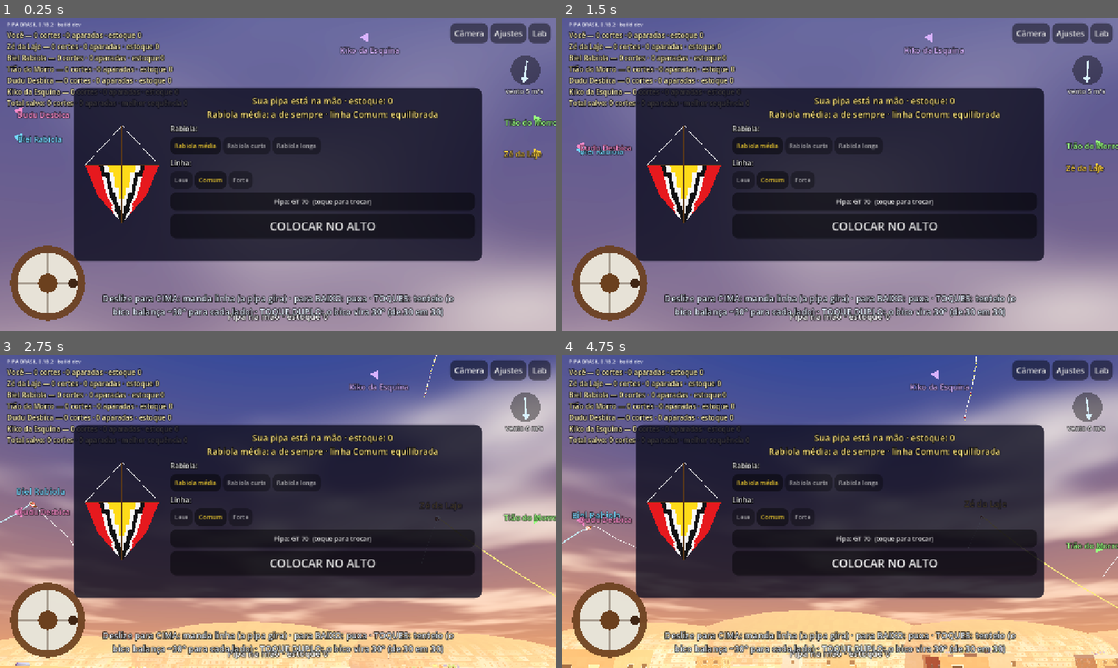
Above: before the commit, frames 1-4 (two rows, left to right).
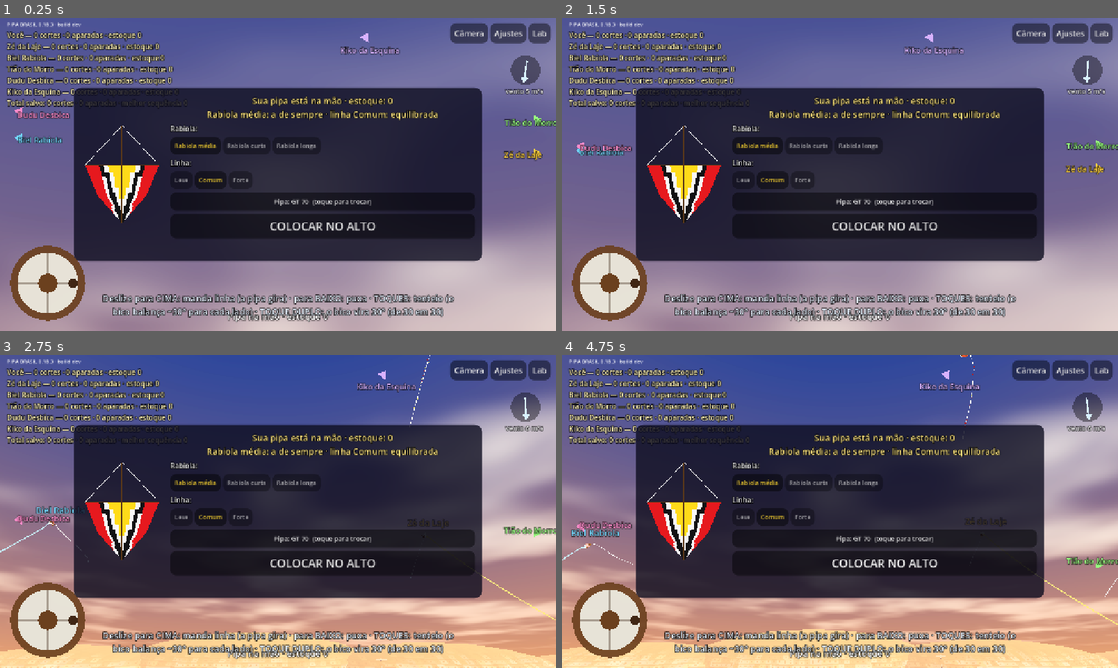
Above: after the commit, the same moments.

Repository: lucaskaeller201-ui/Pipa-Brasil
Game: Godot game, scene res://scenes/main/main.tscn
Same seed, same stepped clock (60 frames per second), same inputs: the game is played once before the commit and once after it.
Inputs (mouse positions are in pixels of both pictures, inside the frame that each line leads up to):
- Up to frame 1 (0.25 s): no input
- Up to frame 2 (1.5 s): tap Enter at 0.5 s; move the mouse to (962, 158) at 0.52 s; hold Right 0.53-1.25 s; tap Z at 0.6 s; click (962, 158) at 0.67 s; tap Space at 0.77 s; drag from (728, 190) to (812, 237) at 1.27 s
- Up to frame 3 (2.75 s): click "Câmera" at 2 s
- Up to frame 4 (4.75 s): move the mouse to (895, 442) at 2.77 s; hold Right 2.78-3.5 s; tap Q at 2.85 s; drag from (812, 574) to (673, 464) at 3.52 s; move the mouse to (1006, 558) at 4.27 s; hold A from 4.28 s (still down); tap Z at 4.35 s; tap Space at 4.52 s

The runs differ from the first frame. In frame 1, 10% of the frame differs, in the area x 2-100%, y 0-100%; in frame 2, 10%; in frame 3, 18%; in frame 4, 21%, in the area x 0-100%, y 0-100%.

Commit message:
0.18.3: toque duplo mais rigoroso; câmera acompanha a pipa afundando (D-059)
Co-Authored-By: Claude Opus 5.5 <noreply@anthropic.com>
Claude-Session: https://claude.ai/code/session_01VcBVPpGPHbKMkWY2F5CwiY

Diff:
--- a/game/match/livre.gd
+++ b/game/match/livre.gd
@@ -68,6 +68,8 @@
 var _duplo_t := -99.0           # instante do último toque duplo (s)
 var _dir_volta := 0.0           # sentido em que os toques duplos estão virando
 var _sentido_antes := 1.0       # lado do bico antes do último toque simples
+var _penultimo_toque := -99.0   # instante do toque antes do último (s)
+const BICO_DE_LADO_DEG := 20.0  ## o duplo só vira a pipa com o bico já para o lado (D-059)
 var _sentido := -1.0            # sentido do giro do último tenteio (+1/-1)
 ## Tenteio (D-049, D-050): cada toque balança o bico ~30° para um lado e o
 ## próximo para o outro, em volta da direção em que a pipa estava (tocar não
@@ -250,20 +252,22 @@
 	# Zoom (1ª pessoa): a pipa ocupa uns 10% da altura da tela (dá para ver o modelo). Na 3ª pessoa,
 	# visão aberta para ver as lajes e as outras pipas.
 	var envergadura := 0.6
-	var fov := clampf(rad_to_deg(envergadura / maxf(dist, 1.0)) / 0.10, 8.0, 55.0)
+	var fov := clampf(rad_to_deg(envergadura / maxf(dist, 1.0)) / 0.07, 12.0, 55.0)
 	if not _primeira_pessoa:
 		fov = 50.0
 	var guinada := atan2(-alvo.x, -alvo.z)
 	var elevacao := rad_to_deg(atan2(alvo.y, Vector2(alvo.x, alvo.z).length()))
-	# A pipa fica um pouco acima do meio; com pouca linha aparece o horizonte.
-	var inclinacao := clampf(elevacao - fov * 0.18, 2.0, 70.0)
+	# A pipa fica um pouco acima do meio (acima dos textos de baixo). A câmera
+	# também olha para baixo do horizonte: afundando a pipa, ela continua na
+	# tela (D-059).
+	var inclinacao := clampf(elevacao - fov * 0.12, -45.0, 75.0)
 	var desejada := Transform3D(Basis.from_euler(Vector3(deg_to_rad(inclinacao), guinada, 0.0)), olho)
 	if imediato:
 		_camera.global_transform = desejada
 		_camera.fov = fov
 	else:
-		_camera.global_transform = _camera.global_transform.interpolate_with(desejada, 0.1)
-		_camera.fov = lerpf(_camera.fov, fov, 0.05)
+		_camera.global_transform = _camera.global_transform.interpolate_with(desejada, 0.2)
+		_camera.fov = lerpf(_camera.fov, fov, 0.08)
 	# Tremor (corte): deslocamento pequeno da imagem, que some rápido.
 	_camera.h_offset = randf_range(-1.0, 1.0) * _tremor * 0.02
 	_camera.v_offset = randf_range(-1.0, 1.0) * _tremor * 0.02
@@ -328,7 +332,7 @@
 ## Tenteio pelo toque (D-041).
 func _tentear() -> void:
 	var agora := Time.get_ticks_msec() / 1000.0
-	if agora - _ultimo_toque < TOQUE_DUPLO_S and not _ultimo_duplo:
+	if _eh_toque_duplo(agora):
 		# 2º toque do duplo: a direção anda 30° (D-050). Duplos seguidos
 		# continuam virando para o MESMO lado (D-052): 60°, 90°, 120°...
 		_ultimo_duplo = true
@@ -347,8 +351,30 @@
 		_sentido_antes = _sentido
 		_sentido = -_sentido
 		_desbicar(_sentido, _sentido, 1.0)
+	_penultimo_toque = _ultimo_toque
 	_ultimo_toque = agora
 
+
+## Toque duplo de verdade (D-059): dois toques bem juntos DEPOIS de uma pausa
+## (tentear rápido, com os toques no mesmo ritmo, é só tenteio), e só com o
+## bico já para o lado — com o bico para cima o duplo é tenteio e a pipa não
+## roda. Duplos seguidos (a volta) continuam valendo.
+func _eh_toque_duplo(agora: float) -> bool:
+	if _ultimo_duplo:
+		return false
+	var junto := agora - _ultimo_toque
+	if junto >= TOQUE_DUPLO_S:
+		return false
+	var na_volta := agora - _duplo_t < VOLTA_SEGUE_S
+	if na_volta:
+		return true
+	var antes := _ultimo_toque - _penultimo_toque
+	if antes < maxf(0.35, junto * 2.0):
+		return false   # ritmo de tenteio, não é duplo
+	var eu := modo.you()
+	if eu == null:
+		return false
+	return absf(eu.nose_angle_deg()) >= BICO_DE_LADO_DEG
 
 func _ver_toque_pendente() -> void:
 	pass
--- a/project.godot
+++ b/project.godot
@@ -7,7 +7,7 @@
 
 config/name="PIPA BRASIL"
 config/description="Simulador brasileiro de pipas em 3D"
-config/version="0.18.2"
+config/version="0.18.3"
 run/main_scene="res://scenes/main/main.tscn"
 config/features=PackedStringArray("4.7", "Mobile")
 config/icon="res://icon.svg"
--- a/tests/unit/test_cena_principal.gd
+++ b/tests/unit/test_cena_principal.gd
@@ -107,3 +107,27 @@
 	raiz.call("_physics_process", 1.0 / 120.0)
 	assert_true(eu.input.haul_speed >= 0.0, "dedo de puxar parado não descarrega")
 	raiz.queue_free()
+
+
+## D-059: tentear rápido (toques no mesmo ritmo) não vira toque duplo; o duplo
+## precisa de pausa antes e do bico já para o lado.
+func test_toque_duplo_so_depois_de_pausa_e_com_bico_de_lado() -> void:
+	var cena: PackedScene = load("res://scenes/main/main.tscn")
+	var raiz := cena.instantiate()
+	tree.root.add_child(raiz)
+	raiz.call("_colocar_no_alto")
+	raiz.call("avancar", 3.0)
+	var t := 100.0
+	# ritmo de tenteio: toques a cada 0,2 s
+	raiz.set("_duplo_t", -99.0)
+	raiz.set("_ultimo_duplo", false)
+	raiz.set("_penultimo_toque", t - 0.4)
+	raiz.set("_ultimo_toque", t - 0.2)
+	assert_false(bool(raiz.call("_eh_toque_duplo", t)), "tenteio rápido não é duplo")
+	# par depois de pausa, mas com o bico para cima (a pipa acabou de subir)
+	raiz.set("_penultimo_toque", t - 1.5)
+	raiz.set("_ultimo_toque", t - 0.12)
+	var modo: FreeMode = raiz.get("modo")
+	var bico := absf(modo.you().nose_angle_deg())
+	assert_eq(bool(raiz.call("_eh_toque_duplo", t)), bico >= 20.0, "duplo só com o bico de lado (bico %.0f°)" % bico)
+	raiz.queue_free()
Not shown, changed: export_presets.cfg
Not shown, changed: docs/changelog.md
Not shown, changed: docs/decisoes.md
Not shown, changed: docs/progresso.md
